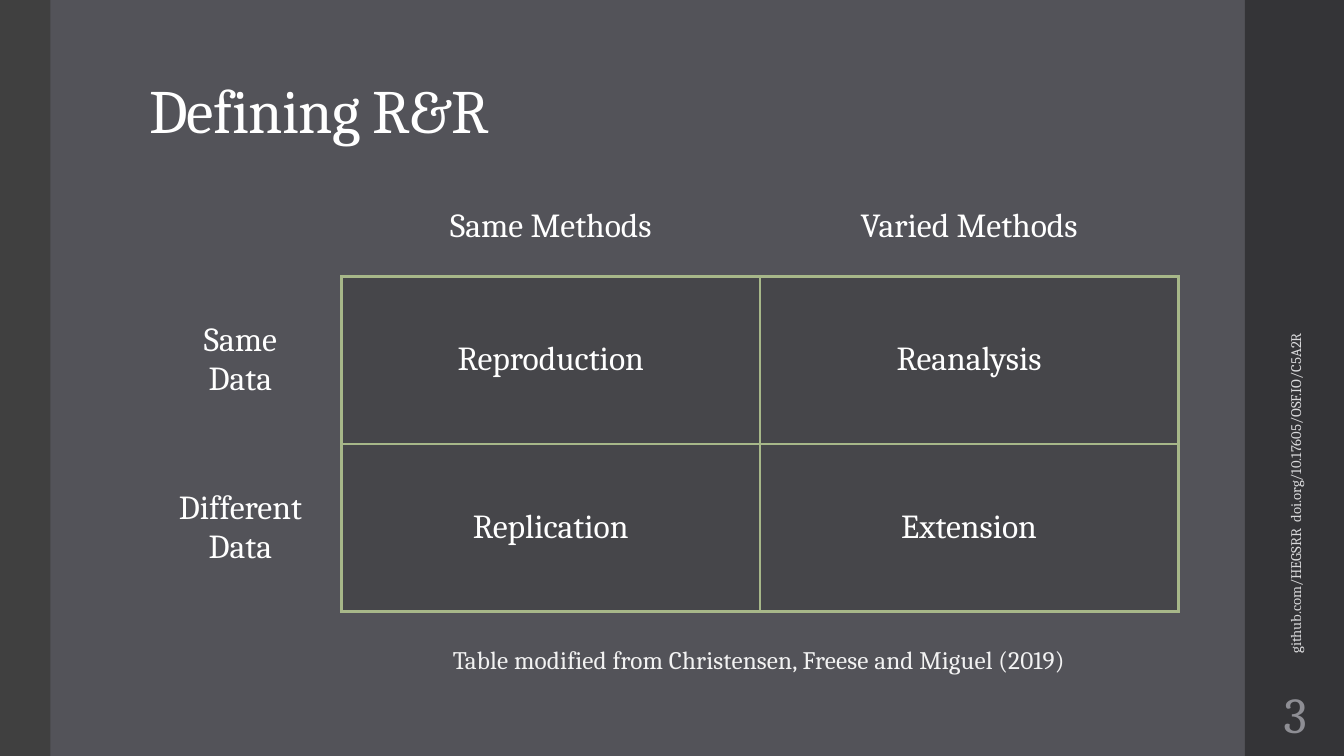
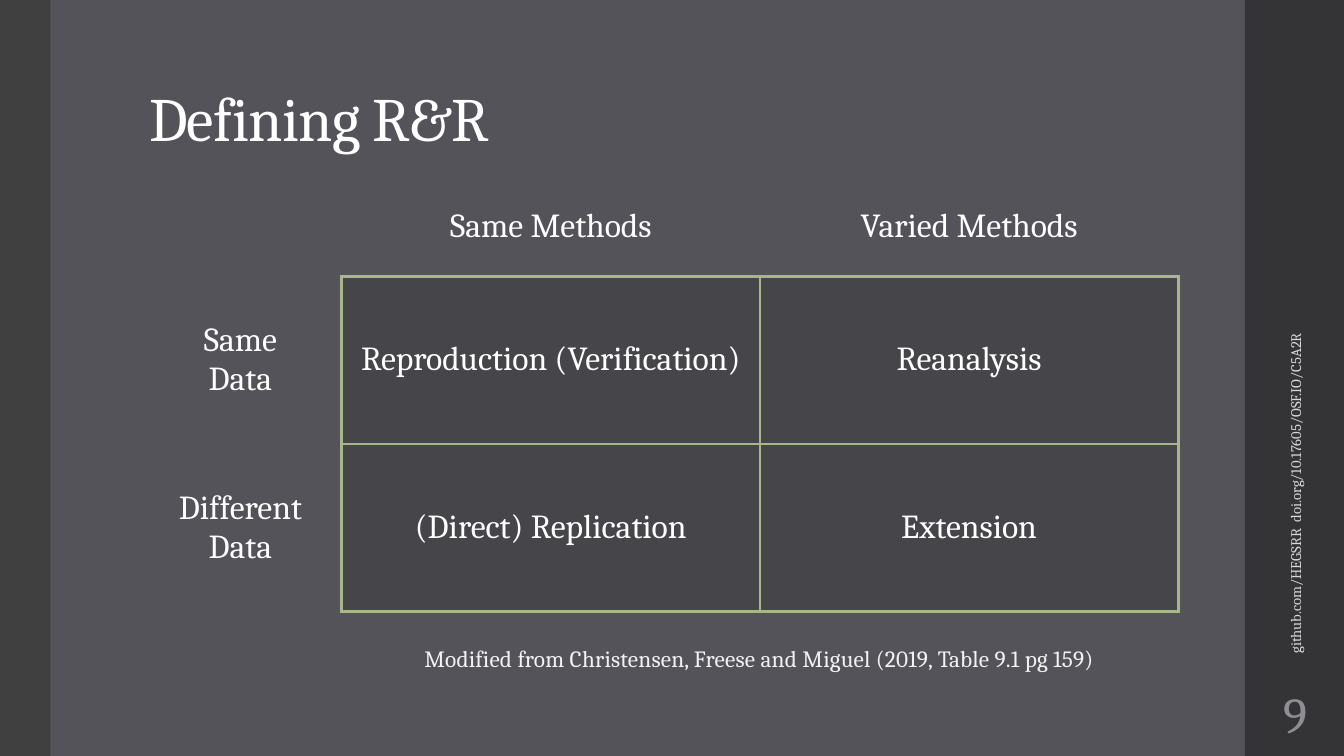
Before and after one commit to HEGSRR/UCGIS-Workshop, a slide deck: slide 9 of 01_Introduction.pptx (slide 3 before the commit). Drawn at 1344x756 pixels with LibreOffice and Linux fonts; fonts in the diff are those of the drawing. Boxes give left, top, right and bottom in pixels: in the first picture for what was removed or moved away, otherwise in the second. Text is boxed around its words. In the diff, an @@ line names an element or a change of style, - is before the commit and + after.

```diff
--- a/01_Introduction.pptx
+++ b/01_Introduction.pptx
@@ title "Defining R&R" at (149, 97, 489, 155): line spacing 0.9 to 1.1 @@
@@ table at (139, 177, 1179, 612) @@
-row 2, column 2: Reproduction
+row 2, column 2: Reproduction (Verification)
-row 3, column 2: Replication
+row 3, column 2: (Direct) Replication
@@ text at (424, 650, 1093, 672): text changed; size 18 to 16.6 pt @@
-Table modified from Christensen, Freese and Miguel (2019)
+Modified from Christensen, Freese and Miguel (2019, Table 9.1 pg 159)
@@ page number at (1283, 699, 1307, 733): text changed @@
-3
+9
```
Also in this commit, not shown: 10 other slides changed, 15 slides added.
